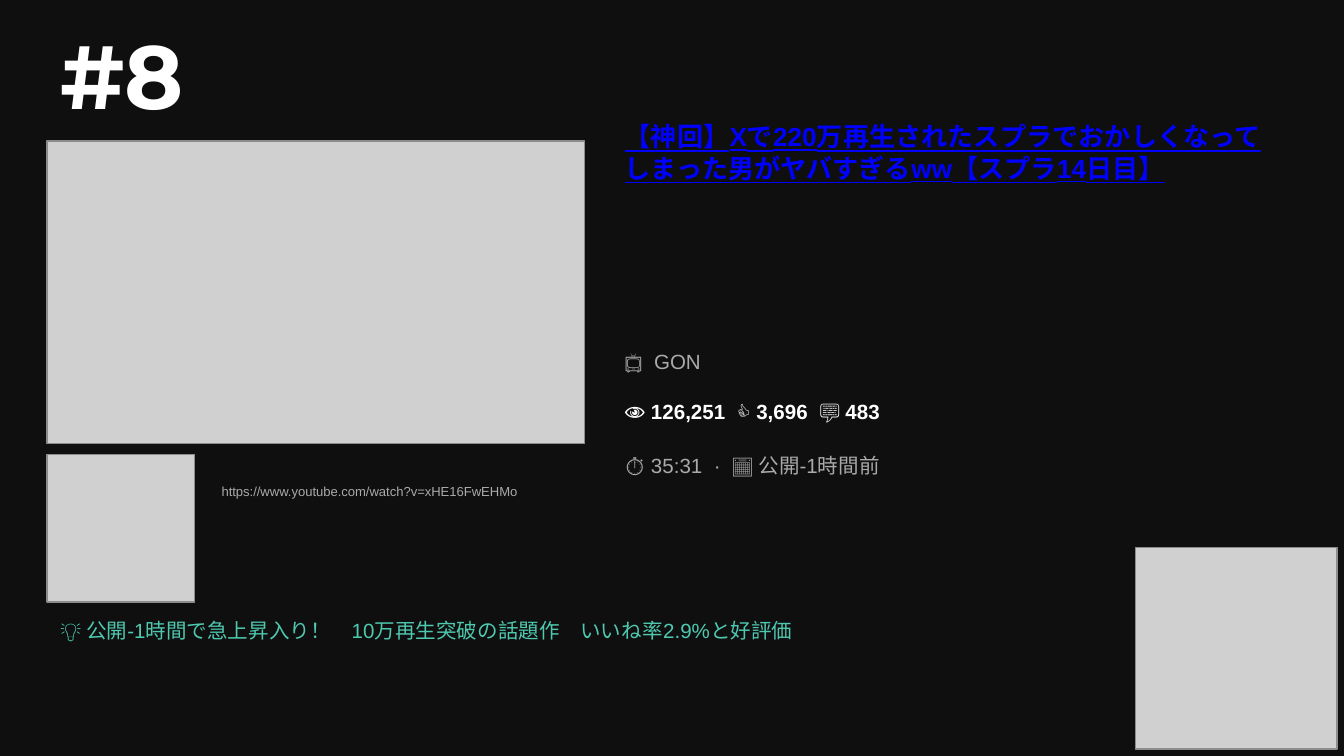
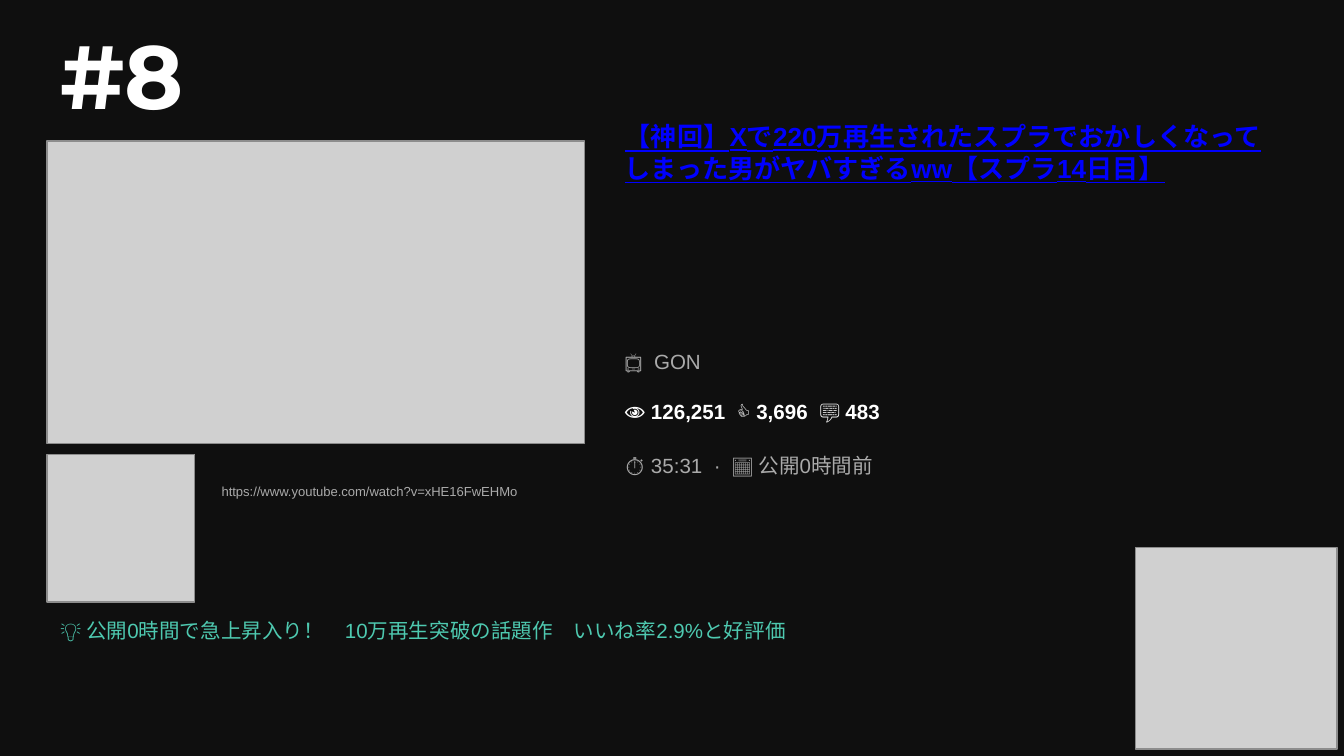
Before and after one commit to asaneasaburo0910-hub/youtube-crawler, a slide deck: slide 4 of youtube_ranking_20260531.pptx. Drawn at 1344x756 pixels with LibreOffice and Linux fonts; fonts in the diff are those of the drawing; grey boxes stand for pictures. Boxes give left, top, right and bottom in pixels: in the first picture for what was removed or moved away, otherwise in the second. Text is boxed around its words. In the diff, an @@ line names an element or a change of style, - is before the commit and + after.

```diff
--- a/youtube_ranking_20260531.pptx
+++ b/youtube_ranking_20260531.pptx
@@ text at <box>651,456,872,475</box>: text changed @@
-⏱ 35:31 · 📅 公開-1時間前
+⏱ 35:31 · 📅 公開0時間前
@@ text at <box>86,621,786,640</box>: text changed @@
-💡 公開-1時間で急上昇入り！ 10万再生突破の話題作 いいね率2.9%と好評価
+💡 公開0時間で急上昇入り！ 10万再生突破の話題作 いいね率2.9%と好評価
```
Also in this commit, not shown: 7 other slides changed, 1 other file.
